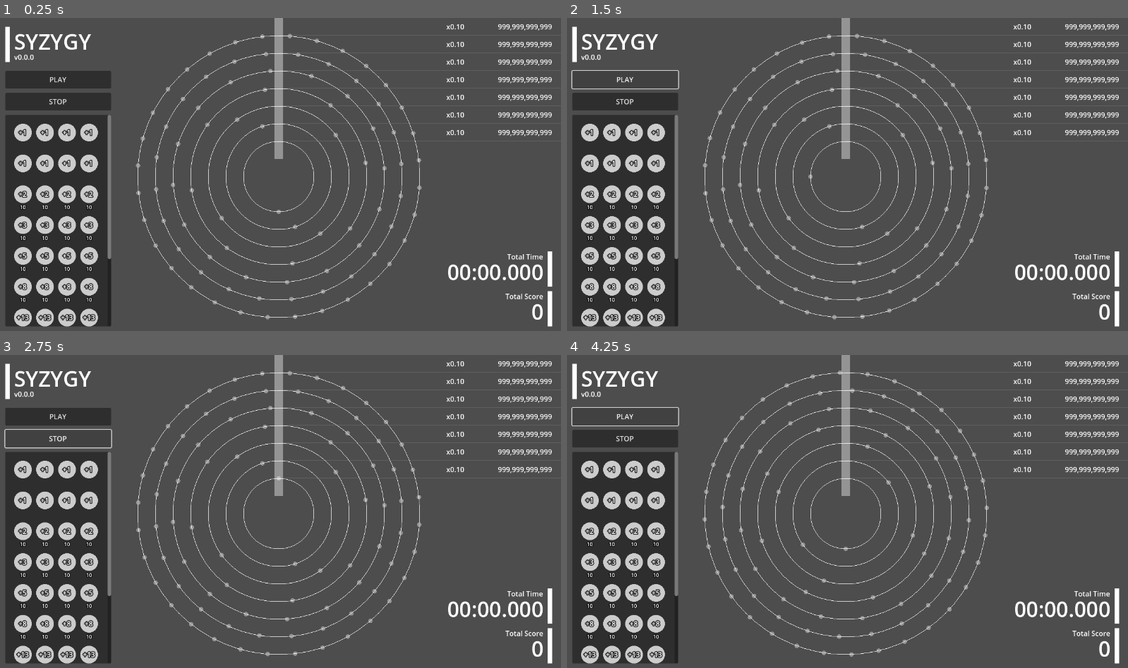
Above: before the commit, frames 1-4 (two rows, left to right).
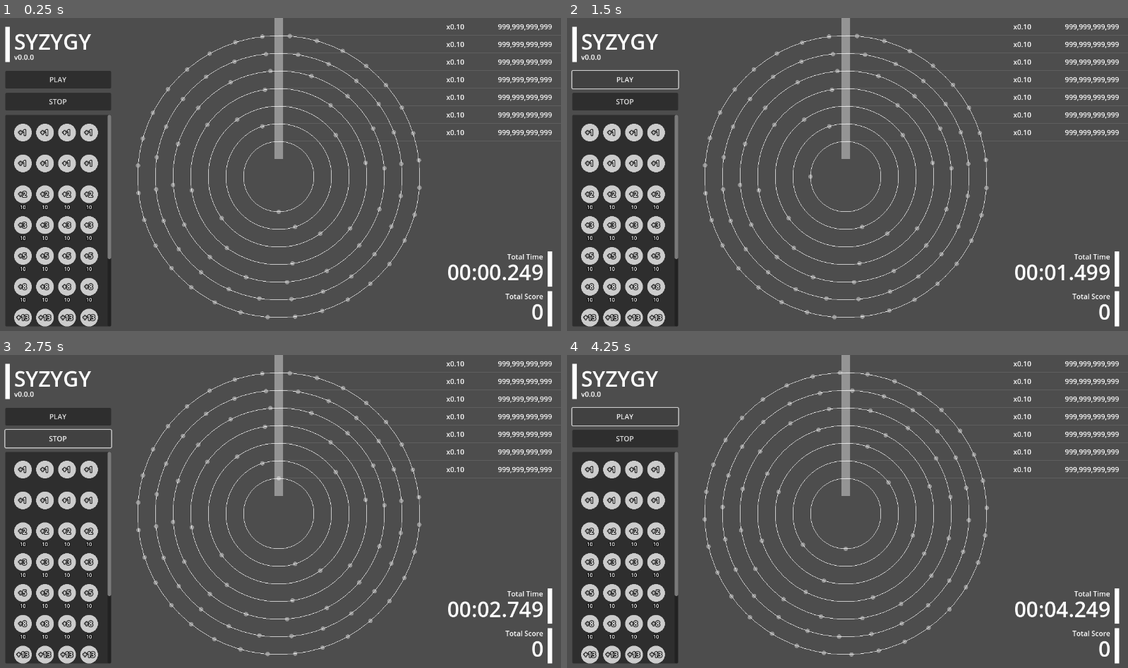
Above: after the commit, the same moments.

Repository: kamikoloss/syzygy
Game: Godot game, scene res://scenes/main.tscn
Two runs of this game, one before a commit and one after it. Both use one fixed random seed, a clock stepped at 60 frames per second and the inputs below.
Inputs:
- Up to frame 1 (0.25 s): no input
- Up to frame 2 (1.5 s): click "PLAY" at 0.5 s; click "PLAY" at 1.25 s
- Up to frame 3 (2.75 s): click "STOP" at 2 s
- Up to frame 4 (4.25 s): click "STOP" at 2.75 s; click "PLAY" at 3.5 s

The runs differ from the first frame. In frame 1, 0.1% of the frame differs, in the area x 90-97%, y 78-84%; in frame 2, 0.2%; in frame 3, 0.2%, in the area x 87-97%, y 78-84%; in frame 4, 0.2%.

Commit message:
update to display total time

Diff:
--- a/scenes/main.gd
+++ b/scenes/main.gd
@@ -14,14 +14,18 @@
 @export var _label_total_score: Label
 @export var _label_total_time: Label
 
+
 var total_score := 0:
     set(v):
         total_score = v
         _label_total_score.text = "%s" % [total_score]
-var total_time_sec := 0:
+var total_time_sec := 0.0:
     set(v):
         total_time_sec = v
-        _label_total_time.text = "%s" % [total_time_sec]
+        var min := int(floor(total_time_sec / 60))
+        var sec := int(total_time_sec) % 60
+        var milli_sec := int(total_time_sec * 1000) % 1000
+        _label_total_time.text = "%02d:%02d.%03d" % [min, sec, milli_sec]
 
 
 func _ready() -> void:
@@ -48,6 +52,11 @@
             chip_storage.add_child(chip)
 
 
+func _process(delta: float) -> void:
+    # debug
+    total_time_sec += delta
+
+
 func _on_chip_entered_chip_sensor(chip: Chip) -> void:
     # debug
     total_score += chip.score
